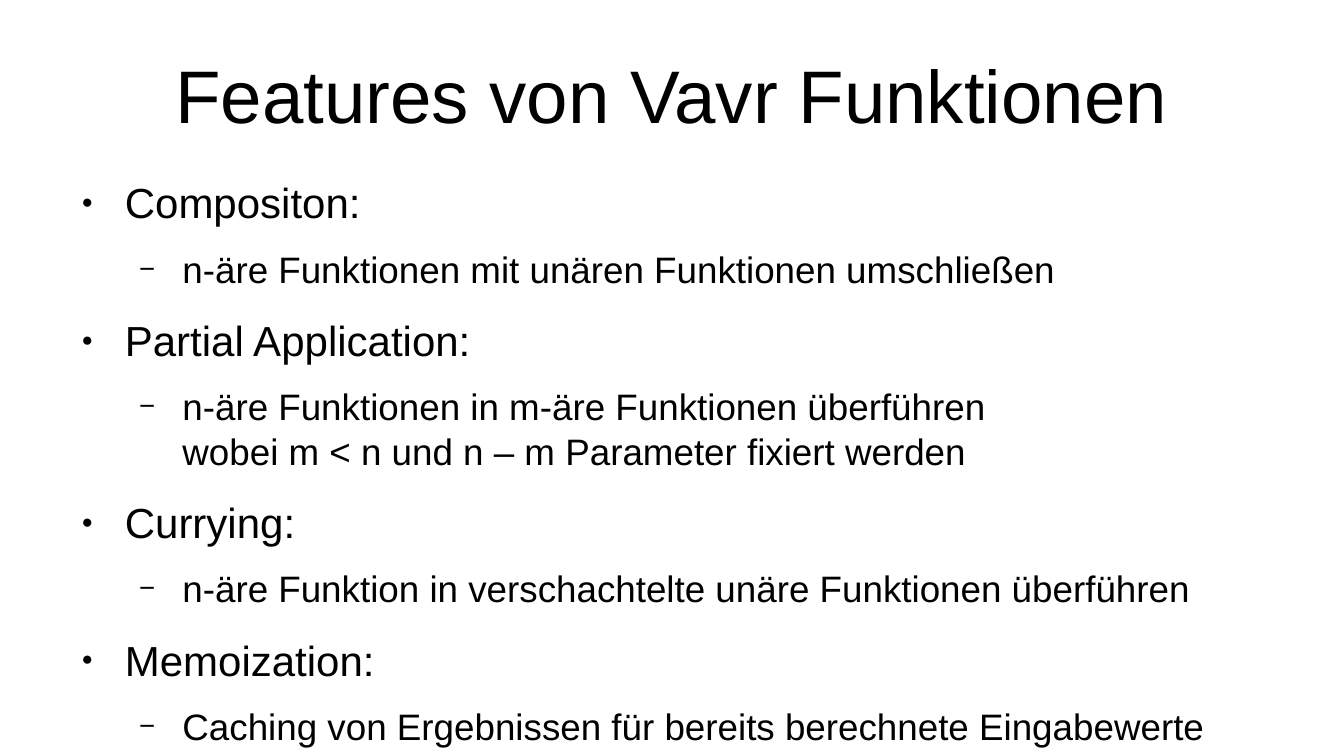
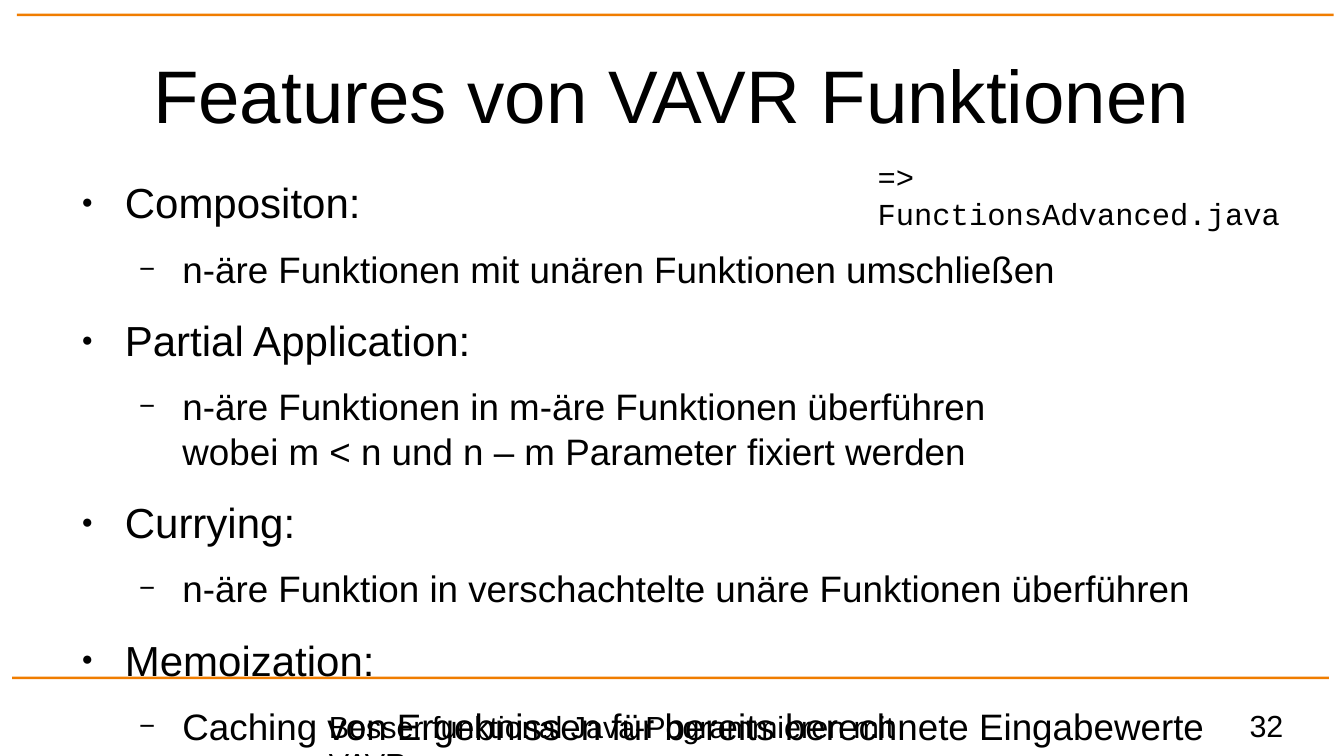
Before and after one commit to p3et/vavr-demo, a slide deck: slide 32 of coffee talk.odp (slide 31 before the commit). Drawn at 1344x756 pixels with LibreOffice and Linux fonts; fonts in the diff are those of the drawing; background and template pictures are left out. Boxes give left, top, right and bottom in pixels: in the first picture for what was removed or moved away, otherwise in the second. Text is boxed around its words. In the diff, an @@ line names an element or a change of style, - is before the commit and + after.

```diff
--- a/coffee talk.odp
+++ b/coffee talk.odp
@@ line added from (17, 15) to (1334, 15), #F07D00 1.5 pt @@
@@ title at (153, 69, 1189, 124): text changed @@
-Features von Vavr Funktionen
+Features von VAVR Funktionen
@@ text added at (878, 203, 1280, 232), 18 pt, text #000000 @@
+=> FunctionsAdvanced.java
@@ line added from (12, 678) to (1329, 678), #F07D00 1.5 pt @@
@@ text added at (329, 714, 895, 744), 18 pt, text #000000 @@
+Besser funktional Java-Pogrammieren mit VAVR
@@ page number added at (1250, 715, 1284, 738), 18 pt, text #000000 @@
+32
```
Also in this commit, not shown: 40 other slides changed, 2 slides added, 1 slide removed.
